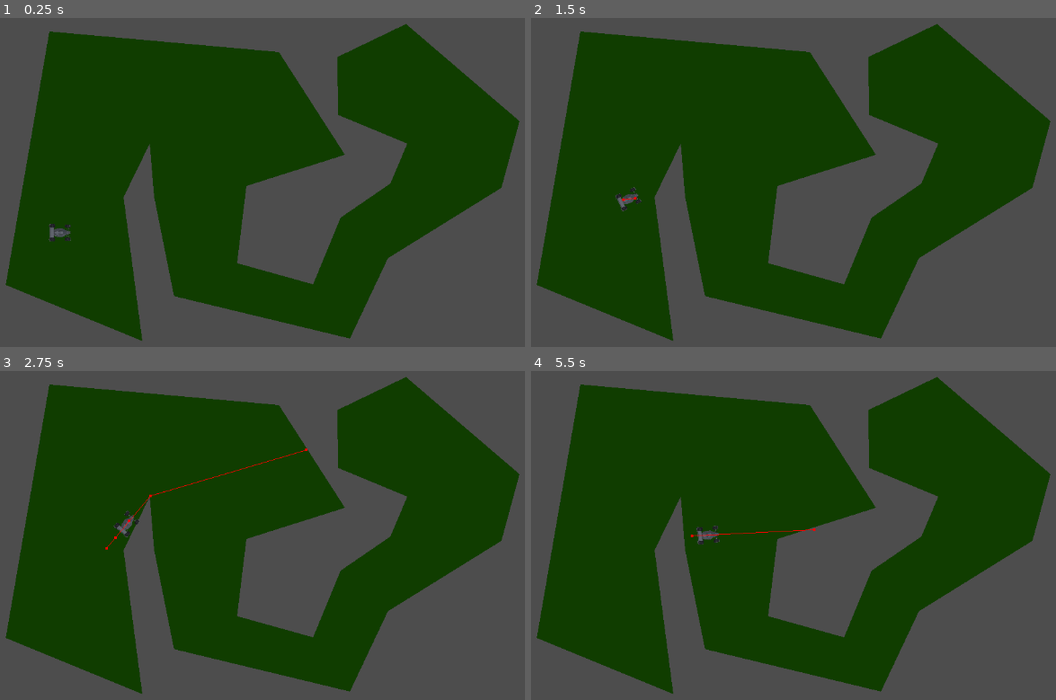
Above: before the commit, frames 1-4 (two rows, left to right).
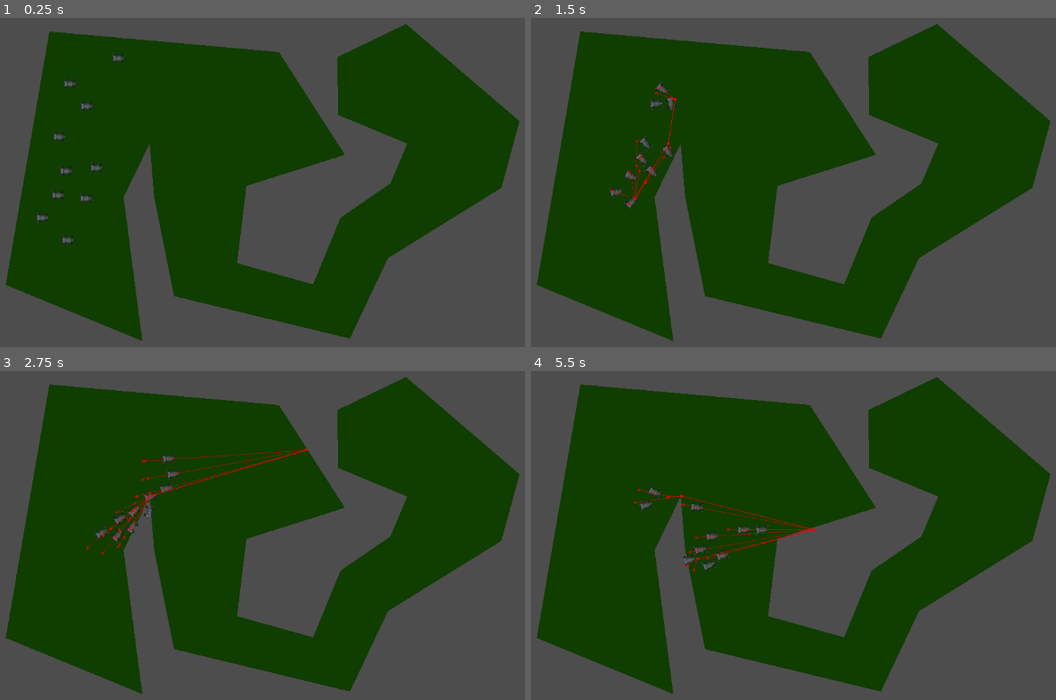
Above: after the commit, the same moments.

Repository: shaninalex/godot-learning-navmesh
Game: Godot game, scene res://world.tscn
Two runs of this game, one before a commit and one after it. Both use one fixed random seed, a clock stepped at 60 frames per second and the inputs below.
Inputs (mouse positions are in pixels of both pictures, inside the frame that each line leads up to):
- Up to frame 1 (0.25 s): no input
- Up to frame 2 (1.5 s): tap Enter at 0.5 s; move the mouse to (935, 159) at 0.52 s; click (935, 159) at 0.67 s; move the mouse to (636, 198) at 1.27 s; click (636, 198) at 1.42 s
- Up to frame 3 (2.75 s): move the mouse to (320, 443) at 2.02 s; click (320, 443) at 2.17 s
- Up to frame 4 (5.5 s): move the mouse to (741, 611) at 2.77 s; click (741, 611) at 2.92 s; move the mouse to (993, 591) at 3.52 s; click (993, 591) at 3.67 s; move the mouse to (562, 469) at 4.27 s; click (562, 469) at 4.42 s; move the mouse to (814, 532) at 5.02 s; click (814, 532) at 5.17 s

The runs differ from the first frame. In frame 1, 0.6% of the frame differs, in the area x 7-24%, y 10-70%; in frame 2, 0.7%; in frame 3, 0.9%; in frame 4, 1.1%, in the area x 19-54%, y 34-62%.

Commit message:
make unit as separate scene

Diff:
--- /dev/null
+++ b/unit001.gd
@@ -0,0 +1,29 @@
+extends CharacterBody2D
+
+
+@onready var agent = $NavigationAgent2D
+@onready var sprite = $Sprite2D
+
+var ROTATION_SPEED = 10
+var SPEED = 100
+var targ: Vector2
+
+func _process(delta):
+	if position.distance_to(targ) > 10:
+		var curLoc = global_transform.origin
+		var nextLoc = agent.get_next_path_position()
+		var newVel = (nextLoc - curLoc).normalized() * SPEED
+		velocity = newVel
+		self.rotation = lerp_angle(self.rotation, curLoc.angle_to_point(nextLoc), delta * ROTATION_SPEED);
+		move_and_slide()
+
+func _input(event):
+   # Mouse in viewport coordinates.
+	if event is InputEventMouseButton:
+		print("Mouse Click/Unclick at: ", event.position)
+		targ = event.position
+		update_target_position(targ)
+
+
+func update_target_position(target):
+	agent.set_target_position(target)
--- /dev/null
+++ b/unit001.tscn
@@ -0,0 +1,22 @@
+[gd_scene load_steps=4 format=3 uid="uid://c7403jh33dhf4"]
+
+[ext_resource type="Texture2D" uid="uid://l5rq3g3qmpf6" path="res://rc_car.png" id="1_fkem0"]
+[ext_resource type="Script" path="res://unit001.gd" id="1_ixkrx"]
+
+[sub_resource type="RectangleShape2D" id="RectangleShape2D_oh5dg"]
+
+[node name="unit001" type="CharacterBody2D"]
+script = ExtResource("1_ixkrx")
+
+[node name="Sprite2D" type="Sprite2D" parent="."]
+rotation = 1.5708
+scale = Vector2(0.0279113, 0.0279113)
+texture = ExtResource("1_fkem0")
+
+[node name="NavigationAgent2D" type="NavigationAgent2D" parent="."]
+debug_enabled = true
+debug_use_custom = true
+debug_path_custom_color = Color(1, 0, 0, 0.505882)
+
+[node name="CollisionShape2D" type="CollisionShape2D" parent="."]
+shape = SubResource("RectangleShape2D_oh5dg")
--- a/world.tscn
+++ b/world.tscn
@@ -1,15 +1,11 @@
-[gd_scene load_steps=5 format=3 uid="uid://57o7akbdanwm"]
+[gd_scene load_steps=3 format=3 uid="uid://57o7akbdanwm"]
 
-[ext_resource type="Script" path="res://CharacterBody2D.gd" id="1_uj4ra"]
-[ext_resource type="Texture2D" uid="uid://l5rq3g3qmpf6" path="res://rc_car.png" id="1_wdno4"]
+[ext_resource type="PackedScene" uid="uid://c7403jh33dhf4" path="res://unit001.tscn" id="3_dfdea"]
 
 [sub_resource type="NavigationPolygon" id="NavigationPolygon_db8hc"]
 vertices = PackedVector2Array(509, -79, 688, 88, 585, 43, 242, 216, 256, 190, 241, 316, 229, 281, 102, 119, 92, 49, 308 …(228 unchanged characters)…
 polygons = Array[PackedInt32Array]([PackedInt32Array(0, 1, 2), PackedInt32Array(3, 4, 5, 6), PackedInt32Array(7, 8, 9,  …(585 unchanged characters)…
 outlines = Array[PackedVector2Array]([PackedVector2Array(102, 119, 109, 218, 140, 370, 425, 434, 486, 308, 664, 188, 68 …(317 unchanged characters)…
-
-[sub_resource type="RectangleShape2D" id="RectangleShape2D_8601g"]
-size = Vector2(31, 37)
 
 [node name="Node2D" type="Node2D"]
 metadata/_edit_horizontal_guides_ = []
@@ -24,23 +20,32 @@
 position = Vector2(318, 148)
 navigation_polygon = SubResource("NavigationPolygon_db8hc")
 
-[node name="CharacterBody2D" type="CharacterBody2D" parent="NavigationRegion2D"]
-position = Vector2(-44, 263)
-script = ExtResource("1_uj4ra")
+[node name="unit001" parent="." instance=ExtResource("3_dfdea")]
+position = Vector2(274, 257)
 
-[node name="CollisionShape2D" type="CollisionShape2D" parent="NavigationRegion2D/CharacterBody2D"]
-position = Vector2(0, -1)
-shape = SubResource("RectangleShape2D_8601g")
-one_way_collision = true
+[node name="unit002" parent="." instance=ExtResource("3_dfdea")]
+position = Vector2(369, 131)
 
-[node name="Sprite2D" type="Sprite2D" parent="NavigationRegion2D/CharacterBody2D"]
-rotation = 1.5708
-scale = Vector2(0.0506945, 0.0506945)
-texture = ExtResource("1_wdno4")
+[node name="unit003" parent="." instance=ExtResource("3_dfdea")]
+position = Vector2(285, 312)
 
-[node name="NavigationAgent2D" type="NavigationAgent2D" parent="NavigationRegion2D/CharacterBody2D"]
-target_desired_distance = 10.6
-avoidance_enabled = true
-radius = 133.79
-debug_enabled = true
-debug_path_custom_color = Color(1, 0.886275, 0, 1)
+[node name="unit004" parent="." instance=ExtResource("3_dfdea")]
+position = Vector2(317, 356)
+
+[node name="unit005" parent="." instance=ExtResource("3_dfdea")]
+position = Vector2(247, 387)
+
+[node name="unit006" parent="." instance=ExtResource("3_dfdea")]
+position = Vector2(288, 423)
+
+[node name="unit007" parent="." instance=ExtResource("3_dfdea")]
+position = Vector2(272, 351)
+
+[node name="unit008" parent="." instance=ExtResource("3_dfdea")]
+position = Vector2(334, 307)
+
+[node name="unit009" parent="." instance=ExtResource("3_dfdea")]
+position = Vector2(291, 172)
+
+[node name="unit010" parent="." instance=ExtResource("3_dfdea")]
+position = Vector2(318, 208)
